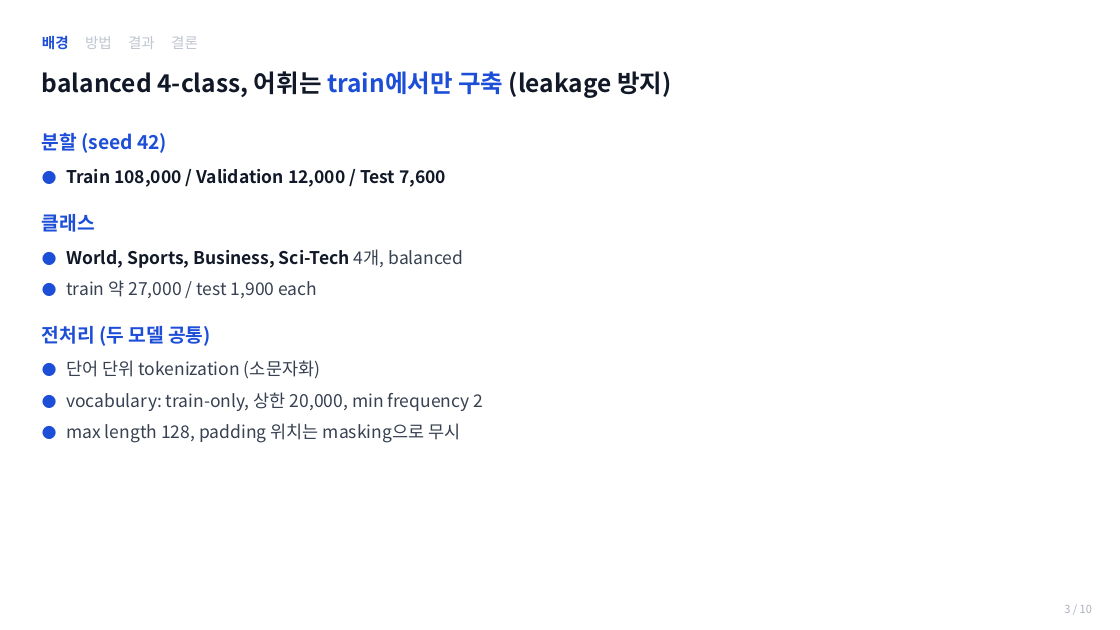
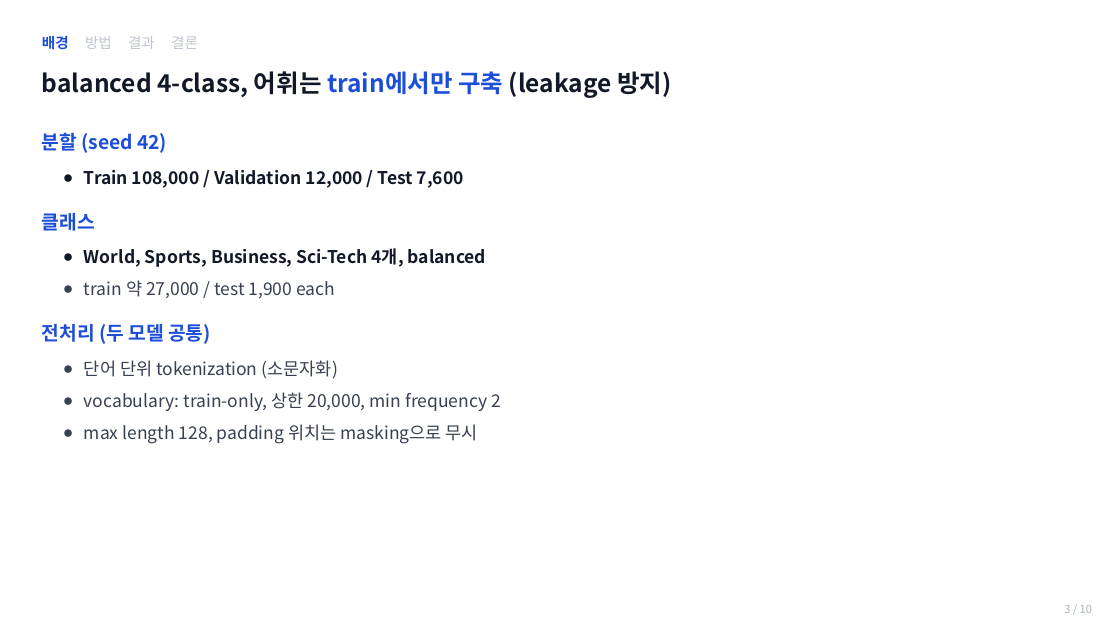
Before and after one commit to jihunz/deeplearning2, a slide deck: slide 3 of term-project-lstm-vs-transformer-agnews/deliverables/5_presentation_v2.pptx. Drawn at 1120x630 pixels with LibreOffice and Linux fonts; fonts in the diff are those of the drawing. Boxes give left, top, right and bottom in pixels: in the first picture for what was removed or moved away, otherwise in the second. Text is boxed around its words. In the diff, an @@ line names an element or a change of style, - is before the commit and + after.

```diff
--- a/term-project-lstm-vs-transformer-agnews/deliverables/5_presentation_v2.pptx
+++ b/term-project-lstm-vs-transformer-agnews/deliverables/5_presentation_v2.pptx
@@ text at (x1=84, y1=170, x2=464, y2=188): text changed @@
-  ● Train 108,000 / Validation 12,000 / Test 7,600
+  ● Train 108,000 / Validation 12,000 / Test 7,600
@@ text at (x1=42, y1=213, x2=211, y2=344): less space between paragraphs @@
@@ text at (x1=84, y1=248, x2=487, y2=298): text changed; text colour #374151 to #111827; bold on @@
-  ● World, Sports, Business, Sci-Tech 4개, balanced
-  ● train 약 27,000 / test 1,900 each
+  ● World, Sports, Business, Sci-Tech 4개, balanced
+  ● train 약 27,000 / test 1,900 each
@@ text at (x1=84, y1=360, x2=501, y2=444): text changed @@
-  ● 단어 단위 tokenization (소문자화)
-  ● vocabulary: train-only, 상한 20,000, min frequency 2
-  ● max length 128, padding 위치는 masking으로 무시
+  ● 단어 단위 tokenization (소문자화)
+  ● vocabulary: train-only, 상한 20,000, min frequency 2
+  ● max length 128, padding 위치는 masking으로 무시
```
Also in this commit, not shown: 8 other slides changed, 1 other file.
